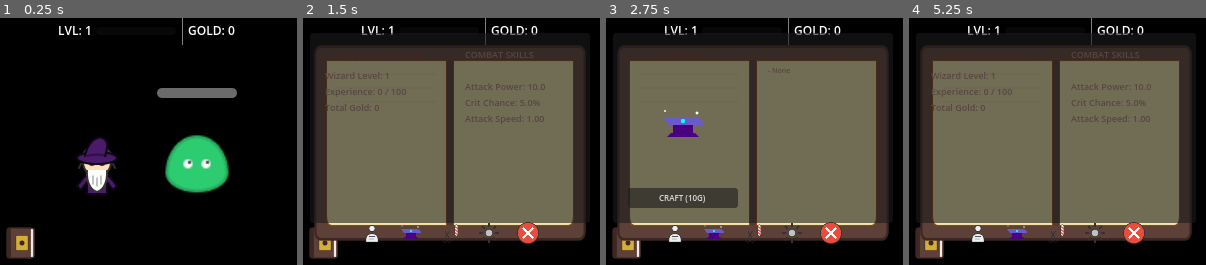
Above: before the commit, frames 1-4 (left to right).
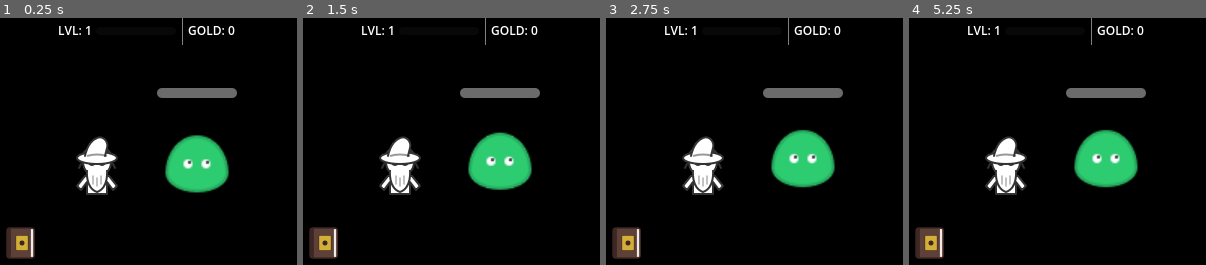
Above: after the commit, the same moments.

Repository: dgcarlucci/cast-lock
Game: Godot game, scene res://scenes/Main.tscn
Two runs of this game, one before a commit and one after it. Both use one fixed random seed, a clock stepped at 60 frames per second and the inputs below.
Inputs (mouse positions are in pixels of both pictures, inside the frame that each line leads up to):
- Up to frame 1 (0.25 s): no input
- Up to frame 2 (1.5 s): click (323, 242) at 0.5 s; click (371, 232) at 1.27 s
- Up to frame 3 (2.75 s): click (712, 232) at 2.02 s
- Up to frame 4 (5.25 s): click (1054, 232) at 2.77 s; click (1096, 232) at 3.52 s; click (929, 242) at 4.25 s; click (977, 232) at 5.02 s

The runs differ from the first frame. In frame 1, 1.6% of the frame differs, in the area x 25-40%, y 47-72%; in frame 2, 72%, in the area x 3-96%, y 6-92%; in frame 3, 71%; in frame 4, 72%.
Error after the commit: Parse Error: Identifier "SpellManager" not declared in the current scope. (res://scripts/Wizard.gd:65)

Commit message:
feat: implement spell learning system with training and visual effects

Diff:
--- /dev/null
+++ b/resources/player/appearance/fireball.svg
@@ -0,0 +1,6 @@
+<svg width="64" height="64" viewBox="0 0 64 64" fill="none" xmlns="http://www.w3.org/2000/svg">
+  <!-- Fireball -->
+  <circle cx="32" cy="32" r="15" fill="#e67e22" stroke="#d35400" stroke-width="2"/>
+  <circle cx="32" cy="32" r="8" fill="#f1c40f" opacity="0.8"/>
+  <path d="M20 32L5 25M20 40L5 45M15 32L2 32" stroke="#e67e22" stroke-width="3" stroke-linecap="round"/>
+</svg>
--- /dev/null
+++ b/resources/player/appearance/magic_missile.svg
@@ -0,0 +1,5 @@
+<svg width="64" height="64" viewBox="0 0 64 64" fill="none" xmlns="http://www.w3.org/2000/svg">
+  <!-- Purple Magic Missile -->
+  <path d="M10 32C10 32 25 20 40 25C55 30 60 32 60 32C60 32 55 34 40 39C25 44 10 32 10 32Z" fill="#9b59b6" stroke="#8e44ad" stroke-width="2"/>
+  <circle cx="50" cy="32" r="4" fill="white" opacity="0.6"/>
+</svg>
--- /dev/null
+++ b/resources/ui/icons/spell_icon.svg
@@ -0,0 +1,4 @@
+<svg width="64" height="64" viewBox="0 0 64 64" fill="none" xmlns="http://www.w3.org/2000/svg">
+  <!-- Spell Icon (Sparkles/Star) -->
+  <path d="M32 5L38 25H58L42 37L48 57L32 45L16 57L22 37L6 25H26L32 5Z" fill="#f1c40f" stroke="#333" stroke-width="2"/>
+</svg>
--- a/scenes/UI_Overlay.tscn
+++ b/scenes/UI_Overlay.tscn
@@ -9,6 +9,7 @@
 [ext_resource type="Texture2D" path="res://resources/ui/icons/barber_tab_icon.svg" id="7_barber"]
 [ext_resource type="Texture2D" path="res://resources/ui/icons/gear_icon.svg" id="8_gear"]
 [ext_resource type="Texture2D" path="res://resources/ui/icons/close_icon.svg" id="9_close"]
+[ext_resource type="Texture2D" path="res://resources/ui/icons/spell_icon.svg" id="10_spell"]
 
 [node name="UI_Overlay" type="Control"]
 layout_mode = 3
@@ -290,6 +291,79 @@
 position = Vector2(55, 120)
 scale = Vector2(1.5, 1.5)
 
+[node name="Spells" type="HSplitContainer" parent="Grimoire/TabContainer"]
+visible = false
+layout_mode = 2
+dragger_visibility = 2
+
+[node name="LeftPage" type="MarginContainer" parent="Grimoire/TabContainer/Spells"]
+layout_mode = 2
+size_flags_horizontal = 3
+theme_override_constants/margin_left = 15
+theme_override_constants/margin_top = 15
+theme_override_constants/margin_right = 15
+theme_override_constants/margin_bottom = 15
+
+[node name="VBox" type="VBoxContainer" parent="Grimoire/TabContainer/Spells/LeftPage"]
+layout_mode = 2
+
+[node name="Label" type="Label" parent="Grimoire/TabContainer/Spells/LeftPage/VBox"]
+layout_mode = 2
+theme_override_colors/font_color = Color(0.243137, 0.152941, 0.137255, 1)
+theme_override_font_sizes/font_size = 10
+text = "SPELL BOOK"
+horizontal_alignment = 1
+
+[node name="SpellList" type="VBoxContainer" parent="Grimoire/TabContainer/Spells/LeftPage/VBox"]
+layout_mode = 2
+size_flags_vertical = 3
+
+[node name="MagicMissileBtn" type="Button" parent="Grimoire/TabContainer/Spells/LeftPage/VBox/SpellList"]
+layout_mode = 2
+theme_override_font_sizes/font_size = 8
+text = "Magic Missile"
+
+[node name="FireballBtn" type="Button" parent="Grimoire/TabContainer/Spells/LeftPage/VBox/SpellList"]
+layout_mode = 2
+theme_override_font_sizes/font_size = 8
+text = "Fireball"
+
+[node name="RightPage" type="MarginContainer" parent="Grimoire/TabContainer/Spells"]
+layout_mode = 2
+size_flags_horizontal = 3
+theme_override_constants/margin_left = 15
+theme_override_constants/margin_top = 15
+theme_override_constants/margin_right = 15
+theme_override_constants/margin_bottom = 15
+
+[node name="VBox" type="VBoxContainer" parent="Grimoire/TabContainer/Spells/RightPage"]
+layout_mode = 2
+
+[node name="SpellTitle" type="Label" parent="Grimoire/TabContainer/Spells/RightPage/VBox"]
+layout_mode = 2
+theme_override_colors/font_color = Color(0.243137, 0.152941, 0.137255, 1)
+theme_override_font_sizes/font_size = 10
+text = "Spell Name"
+horizontal_alignment = 1
+
+[node name="SpellInfo" type="Label" parent="Grimoire/TabContainer/Spells/RightPage/VBox"]
+layout_mode = 2
+theme_override_colors/font_color = Color(0.345098, 0.270588, 0.254902, 1)
+theme_override_font_sizes/font_size = 8
+text = "Rank: 1
+Mastery: 0/100"
+autowrap_mode = 2
+
+[node name="TrainButton" type="Button" parent="Grimoire/TabContainer/Spells/RightPage/VBox"]
+layout_mode = 2
+theme_override_font_sizes/font_size = 8
+text = "TRAIN (15G)"
+
+[node name="EquipButton" type="Button" parent="Grimoire/TabContainer/Spells/RightPage/VBox"]
+layout_mode = 2
+theme_override_font_sizes/font_size = 8
+text = "EQUIP"
+
 [node name="Library" type="HSplitContainer" parent="Grimoire/TabContainer"]
 visible = false
 layout_mode = 2
@@ -354,6 +428,13 @@
 ignore_texture_size = true
 stretch_mode = 5
 
+[node name="SpellBtn" type="TextureButton" parent="Grimoire/Footer"]
+custom_minimum_size = Vector2(24, 24)
+layout_mode = 2
+texture_normal = ExtResource("10_spell")
+ignore_texture_size = true
+stretch_mode = 5
+
 [node name="BarberBtn" type="TextureButton" parent="Grimoire/Footer"]
 custom_minimum_size = Vector2(24, 24)
 layout_mode = 2
@@ -380,9 +461,14 @@
 [connection signal="pressed" from="Grimoire/TabContainer/Barber/LeftPage/VBox/RandomizeButton" to="." method="_on_randomize_button_pressed"]
 [connection signal="pressed" from="Grimoire/TabContainer/Barber/LeftPage/VBox/BeardToggle" to="." method="_on_beard_toggle_pressed"]
 [connection signal="pressed" from="Grimoire/TabContainer/Barber/LeftPage/VBox/HairToggle" to="." method="_on_hair_toggle_pressed"]
+[connection signal="pressed" from="Grimoire/TabContainer/Spells/LeftPage/VBox/SpellList/MagicMissileBtn" to="." method="_on_spell_select_pressed" binds= ["magic_missile"]]
+[connection signal="pressed" from="Grimoire/TabContainer/Spells/LeftPage/VBox/SpellList/FireballBtn" to="." method="_on_spell_select_pressed" binds= ["fireball"]]
+[connection signal="pressed" from="Grimoire/TabContainer/Spells/RightPage/VBox/TrainButton" to="." method="_on_train_spell_pressed"]
+[connection signal="pressed" from="Grimoire/TabContainer/Spells/RightPage/VBox/EquipButton" to="." method="_on_equip_spell_pressed"]
 [connection signal="pressed" from="Grimoire/TabContainer/Library/LeftPage/VBox/SaveButton" to="." method="_on_save_button_pressed"]
 [connection signal="pressed" from="Grimoire/Footer/StatsBtn" to="." method="_on_nav_btn_pressed" binds= [0]]
 [connection signal="pressed" from="Grimoire/Footer/WorkshopBtn" to="." method="_on_nav_btn_pressed" binds= [1]]
 [connection signal="pressed" from="Grimoire/Footer/BarberBtn" to="." method="_on_nav_btn_pressed" binds= [2]]
-[connection signal="pressed" from="Grimoire/Footer/LibraryBtn" to="." method="_on_nav_btn_pressed" binds= [3]]
+[connection signal="pressed" from="Grimoire/Footer/SpellBtn" to="." method="_on_nav_btn_pressed" binds= [3]]
+[connection signal="pressed" from="Grimoire/Footer/LibraryBtn" to="." method="_on_nav_btn_pressed" binds= [4]]
 [connection signal="pressed" from="Grimoire/Footer/CloseBtn" to="." method="_on_close_button_pressed"]
--- a/scripts/SaveManager.gd
+++ b/scripts/SaveManager.gd
@@ -18,7 +18,10 @@
 		"robe_style": stats.robe_style,
 		"hat_style": stats.hat_style,
 		"hair_style": stats.hair_style,
-		"beard_style": stats.beard_style
+		"beard_style": stats.beard_style,
+		"active_spell_id": stats.active_spell_id,
+		"learned_spells": stats.learned_spells,
+		"spell_mastery_xp": stats.spell_mastery_xp
 	}
 
 	var json_string = JSON.stringify(save_dict)
--- /dev/null
+++ b/scripts/SpellManager.gd
@@ -0,0 +1,30 @@
+extends Node
+
+# Spell metadata
+var spells = {
+	"magic_missile": {
+		"name": "Magic Missile",
+		"upgrade_name": "Arcane Blast",
+		"icon": "res://resources/player/appearance/magic_missile.svg",
+		"description": "Standard purple bolts of energy.",
+		"cost_per_rank": 15
+	},
+	"fireball": {
+		"name": "Fireball",
+		"upgrade_name": "Fire Blast",
+		"icon": "res://resources/player/appearance/fireball.svg",
+		"description": "Explosive heat and flame.",
+		"cost_per_rank": 25
+	}
+}
+
+func get_spell_name(id: String, rank: int) -> String:
+	if rank >= 10:
+		return spells[id]["upgrade_name"]
+	return spells[id]["name"]
+
+func get_training_cost(id: String, current_rank: int) -> int:
+	return spells[id]["cost_per_rank"] * current_rank
+
+func get_spell_visual_path(id: String) -> String:
+	return spells[id]["icon"]
--- a/scripts/StatsManager.gd
+++ b/scripts/StatsManager.gd
@@ -35,6 +35,10 @@
 		stats.hair_style = save_data.get("hair_style", stats.hair_style)
 		stats.beard_style = save_data.get("beard_style", stats.beard_style)
 
+		stats.active_spell_id = save_data.get("active_spell_id", stats.active_spell_id)
+		stats.learned_spells = save_data.get("learned_spells", stats.learned_spells)
+		stats.spell_mastery_xp = save_data.get("spell_mastery_xp", stats.spell_mastery_xp)
+
 func save_stats():
 	SaveManager.save_game(stats)
 
--- a/scripts/UI_Overlay.gd
+++ b/scripts/UI_Overlay.gd
@@ -16,10 +16,18 @@
 @onready var loot_log_label = $Grimoire/TabContainer/Workshop/RightPage/VBox/LootLogLabel
 @onready var wizard_preview = $Grimoire/TabContainer/Barber/RightPage/PreviewContainer/SubViewport/WizardPreview
 
+# Spell UI
+@onready var spell_title = $Grimoire/TabContainer/Spells/RightPage/VBox/SpellTitle
+@onready var spell_info = $Grimoire/TabContainer/Spells/RightPage/VBox/SpellInfo
+@onready var train_button = $Grimoire/TabContainer/Spells/RightPage/VBox/TrainButton
+@onready var equip_button = $Grimoire/TabContainer/Spells/RightPage/VBox/EquipButton
+
 var loot_log: Array = []
+var selected_spell_id: String = "magic_missile"
 
 func _ready():
 	update_stats()
+	update_spell_ui()
 	grimoire.visible = false
 	grimoire.scale = Vector2(0.5, 0.5)
 	grimoire.modulate.a = 0
@@ -32,6 +40,7 @@
 
 func _open_grimoire():
 	update_stats()
+	update_spell_ui()
 	wizard_preview.update_appearance(StatsManager.stats)
 	grimoire.visible = true
 	var tween = get_tree().create_tween().set_parallel(true)
@@ -48,6 +57,8 @@
 	tab_container.current_tab = index
 	if index == 0:
 		update_stats()
+	elif index == 3: # Spells
+		update_spell_ui()
 
 func _on_craft_button_pressed():
 	craft_pressed.emit()
@@ -59,6 +70,7 @@
 	StatsManager.save_stats()
 	show_floating_text("PROGRESS SAVED", Color.GREEN)
 
+# Barber Shop Logic
 func _on_randomize_button_pressed():
 	var stats = StatsManager.stats
 	stats.robe_color = Color(randf(), randf(), randf())
@@ -80,6 +92,57 @@
 	appearance_changed.emit()
 	wizard_preview.update_appearance(stats)
 
+# Spell Book Logic
+func _on_spell_select_pressed(spell_id: String):
+	selected_spell_id = spell_id
+	update_spell_ui()
+
+func _on_train_spell_pressed():
+	var stats = StatsManager.stats
+	if not stats.learned_spells.has(selected_spell_id):
+		stats.learned_spells[selected_spell_id] = {"rank": 1, "mastery": 0}
+
+	var spell_data = stats.learned_spells[selected_spell_id]
+	var cost = SpellManager.get_training_cost(selected_spell_id, spell_data["rank"])
+
+	if stats.gold >= cost:
+		stats.gold -= cost
+		spell_data["rank"] += 1
+		show_floating_text("RANK UP!", Color.CYAN)
+		update_stats()
+		update_spell_ui()
+		StatsManager.save_stats()
+	else:
+		show_floating_text("NOT ENOUGH GOLD!", Color.RED)
+
+func _on_equip_spell_pressed():
+	StatsManager.stats.active_spell_id = selected_spell_id
+	update_spell_ui()
+	show_floating_text("SPELL EQUIPPED", Color.MEDIUM_PURPLE)
+	StatsManager.save_stats()
+
+func update_spell_ui():
+	var stats = StatsManager.stats
+	var is_learned = stats.learned_spells.has(selected_spell_id)
+	var spell_data = stats.learned_spells.get(selected_spell_id, {"rank": 1, "mastery": 0})
+
+	spell_title.text = SpellManager.get_spell_name(selected_spell_id, spell_data["rank"])
+	if selected_spell_id == stats.active_spell_id:
+		spell_title.text += " (Equipped)"
+		equip_button.disabled = true
+	else:
+		equip_button.disabled = false
+
+	var info_text = SpellManager.spells[selected_spell_id]["description"] + "\n\n"
+	info_text += "Rank: %d\n" % spell_data["rank"]
+	# Mastery is placeholder for now
+	info_text += "Mastery: %d / 100" % spell_data["mastery"]
+	spell_info.text = info_text
+
+	var train_cost = SpellManager.get_training_cost(selected_spell_id, spell_data["rank"])
+	train_button.text = "TRAIN (%dG)" % train_cost
+
+# Global Updates
 func update_stats():
 	var stats = StatsManager.stats
 	if not stats: return
--- a/scripts/Wizard.gd
+++ b/scripts/Wizard.gd
@@ -56,12 +56,25 @@
 	var tween = get_tree().create_tween()
 
 	# Squish and stretch for "cuteness"
-	# CAST Phase: Squish down, then jump up
 	tween.tween_property(layers, "scale", Vector2(1.2, 0.8), 0.1)
 	tween.parallel().tween_property(layers, "position", Vector2(0, 5), 0.1)
 
+	# Spawn Spell Visual
+	var spell_sprite = Sprite2D.new()
+	var spell_id = StatsManager.stats.active_spell_id
+	spell_sprite.texture = load(SpellManager.get_spell_visual_path(spell_id))
+	spell_sprite.scale = Vector2(0.5, 0.5)
+	spell_sprite.position = layers.position + Vector2(20, -30)
+	add_child(spell_sprite)
+
 	tween.tween_property(layers, "scale", Vector2(0.8, 1.2), 0.1)
 	tween.parallel().tween_property(layers, "position", Vector2(0, -20), 0.1)
+
+	# Launch spell towards enemy position (approx 100px right)
+	var spell_tween = get_tree().create_tween()
+	spell_tween.tween_property(spell_sprite, "position", spell_sprite.position + Vector2(100, 0), 0.2)
+	spell_tween.parallel().tween_property(spell_sprite, "scale", Vector2(1.0, 1.0), 0.2)
+	spell_tween.tween_callback(spell_sprite.queue_free)
 
 	tween.tween_callback(func():
 		current_state = State.RECOVER
--- a/scripts/WizardStats.gd
+++ b/scripts/WizardStats.gd
@@ -19,3 +19,10 @@
 @export var hat_style: int = 0
 @export var hair_style: int = 1
 @export var beard_style: int = 1
+
+@export_group("Spells")
+@export var active_spell_id: String = "magic_missile"
+@export var learned_spells: Dictionary = {
+	"magic_missile": {"rank": 1, "mastery": 0}
+}
+@export var spell_mastery_xp: int = 0
Not shown, added: resources/enemies/angry_mushroom.svg.import
Not shown, added: resources/enemies/beholder_eye.svg.import
Not shown, added: resources/enemies/cactus_thug.svg.import
Not shown, added: resources/enemies/crab_monstrosity.svg.import
Not shown, added: resources/enemies/dark_knight.svg.import
Not shown, added: resources/enemies/dragon_wyrm.svg.import
Not shown, added: resources/enemies/fire_elemental.svg.import
Not shown, added: resources/enemies/forest_spider.svg.import
Not shown, added: resources/enemies/goblin_thief.svg.import
Not shown, added: resources/enemies/harpy.svg.import
Not shown, added: resources/enemies/hellhound.svg.import
Not shown, added: resources/enemies/ice_elemental.svg.import
(and 14 more such lines)
